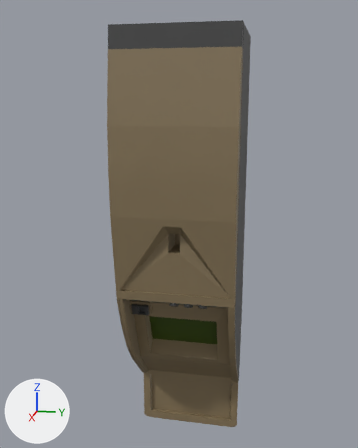
The FBX model Hyper Runner/Assets/Blender/atm_machine.fbx as it was, and as the next commit left it.
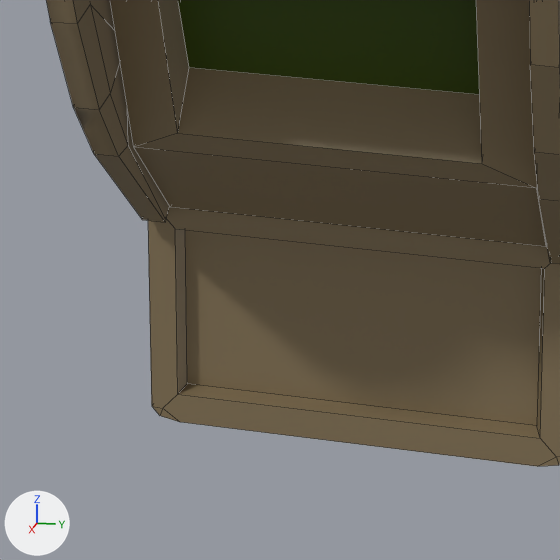
Each version is shown whole from a 50 mm camera at (10.15, 1.88, 1.25) aimed at (0.08, -0.13, -1.26), then close up on the part from 31% to 66% of the width and 72% to 100% of the height. Arrows for +X, +Y and +Z are at lower left; the lights stay in place. The close-ups show mesh edges as thin lines. Where no turn or scale is listed for an object, it has been applied to the vertices.
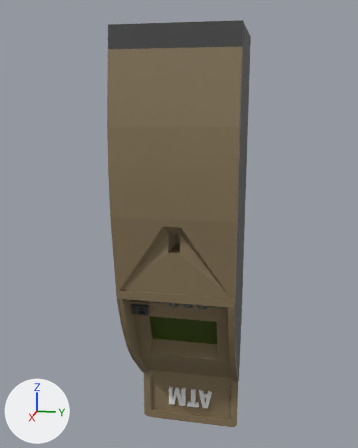
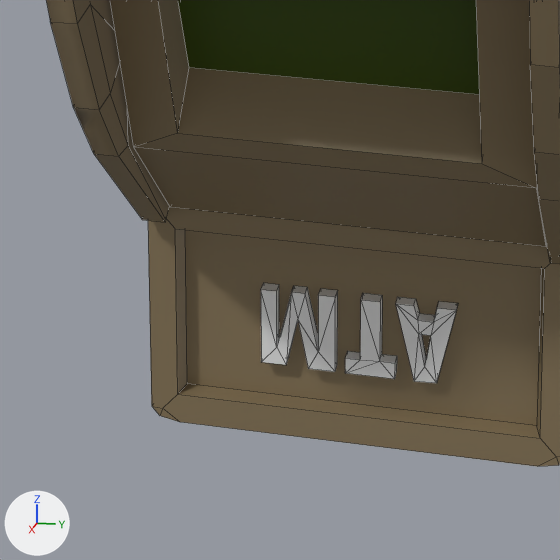
Commit message: New ATM machine text

What the commit changed:
Mesh me_vert is new.
It has 64 vertices, 88 faces and spans x -0.068..0.0, y -0.54..0.551, z -0.906..-0.438.
Object 'Vert' (ob_vert) is new; it shows me_vert.
Its location is (-0.662, -0.006, -5.224).

Where the change shows, as pixel boxes (x1, y1, x2, y2) in the close-ups (560 x 560 px):
'Vert', added
    after: (261, 283, 458, 383)
